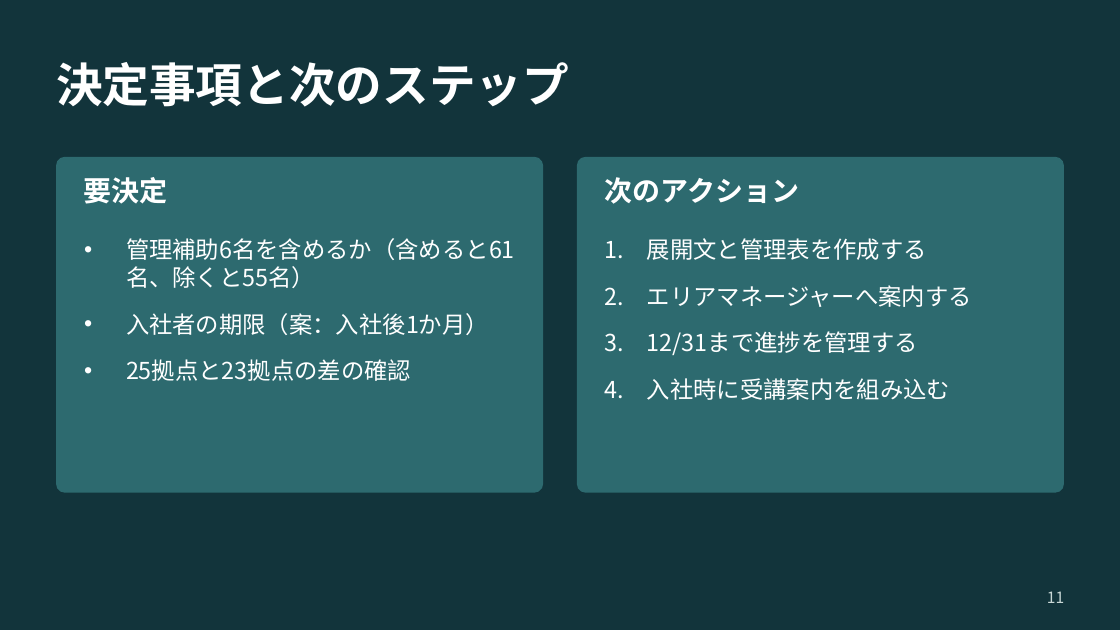
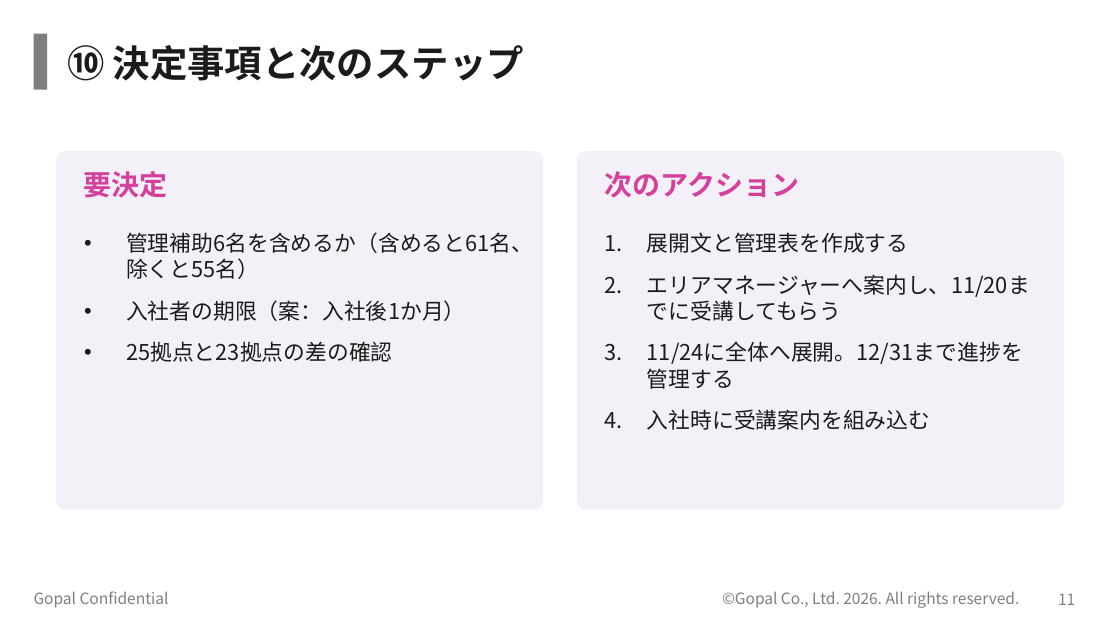
Before and after one commit to kagayugopal-eng/tamu, a slide deck: slide 11 of サプライチェーン基準_受講の進め方.pptx. Drawn at 1120x630 pixels with LibreOffice and Linux fonts; fonts in the diff are those of the drawing; background and template pictures are left out. Boxes give left, top, right and bottom in pixels: in the first picture for what was removed or moved away, otherwise in the second. Text is boxed around its words. In the diff, an @@ line names an element or a change of style, - is before the commit and + after.

```diff
--- a/サプライチェーン基準_受講の進め方.pptx
+++ b/サプライチェーン基準_受講の進め方.pptx
@@ rectangle removed at bbox=[0, 0, 1120, 629] @@
@@ rectangle added at bbox=[34, 34, 47, 90], fill #7F7F7F @@
@@ title at bbox=[67, 45, 524, 81]: text changed; size 30 to 24 pt; text colour #FFFFFF to #1B1B1B @@
-決定事項と次のステップ
+⑩ 決定事項と次のステップ
@@ rounded rectangle: place and size @@
-rounded rectangle at bbox=[56, 157, 543, 493]
+rounded rectangle at bbox=[56, 151, 543, 510]
@@ rounded rectangle at bbox=[56, 151, 543, 510]: fill #2D6A6F to #F3F1F7; proportions changed @@
@@ text "要決定" at bbox=[84, 171, 168, 198]: text colour #FFFFFF to #D5409D @@
@@ rounded rectangle at bbox=[577, 151, 1064, 510]: fill #2D6A6F to #F3F1F7; proportions changed @@
@@ rounded rectangle: place and size @@
-rounded rectangle at bbox=[577, 157, 1064, 493]
+rounded rectangle at bbox=[577, 151, 1064, 510]
@@ text "次のアクション" at bbox=[605, 171, 800, 198]: text colour #FFFFFF to #D5409D @@
@@ text "管理補助6名を含めるか（含めると61名、除くと55名）" at bbox=[126, 232, 534, 362]: size 15 to 14 pt, text colour #FFFFFF to #1B1B1B; less space between paragraphs @@
@@ text at bbox=[647, 232, 931, 430]: size 15 to 14 pt, text colour #FFFFFF to #1B1B1B in "展開文と管理表を作成する", "入社時に受講案内を組み込む"; less space between paragraphs @@
@@ text at bbox=[647, 274, 1030, 364]: text changed; size 15 to 14 pt; text colour #FFFFFF to #1B1B1B @@
-2. エリアマネージャーへ案内する
-3. 12/31まで進捗を管理する
+2. エリアマネージャーへ案内し、11/20までに受講してもらう
+3. 11/24に全体へ展開。12/31まで進捗を管理する
@@ text added at bbox=[34, 591, 169, 608], 10 pt, text #7F7F7F @@
+Gopal Confidential
@@ text added at bbox=[722, 591, 1019, 608], 10 pt, text #7F7F7F @@
+©Gopal Co., Ltd. 2026. All rights reserved.
@@ page number: place and size @@
-page number at bbox=[1047, 591, 1064, 603]
+page number at bbox=[1058, 593, 1075, 605]
@@ page number at bbox=[1058, 593, 1075, 605]: text colour #C9D8D6 to #7F7F7F @@
```
Also in this commit, not shown: 10 other slides changed.
